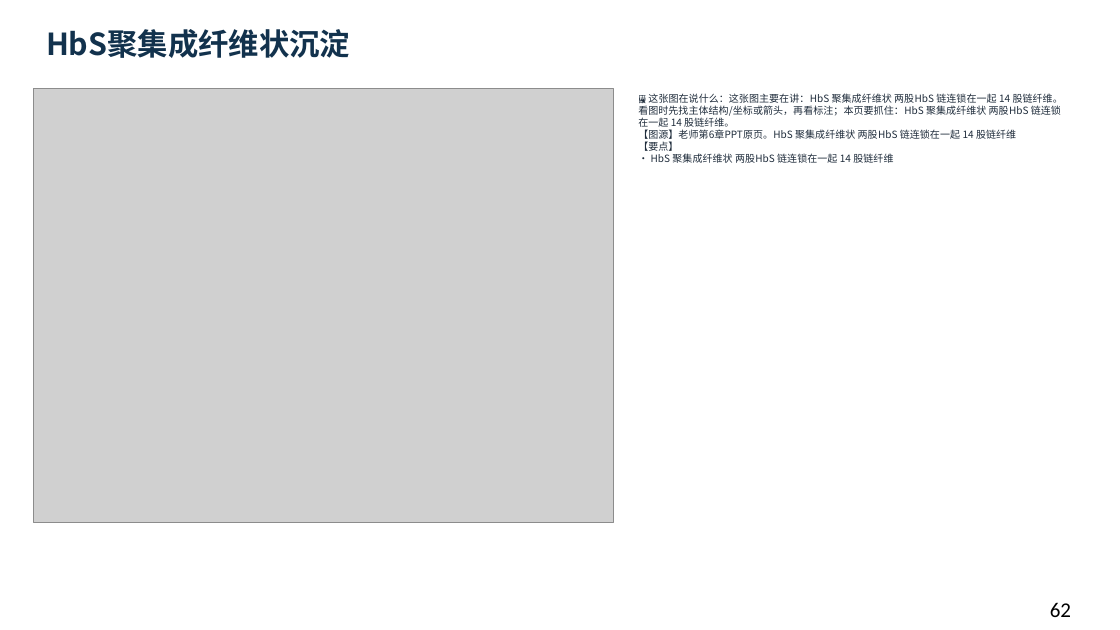
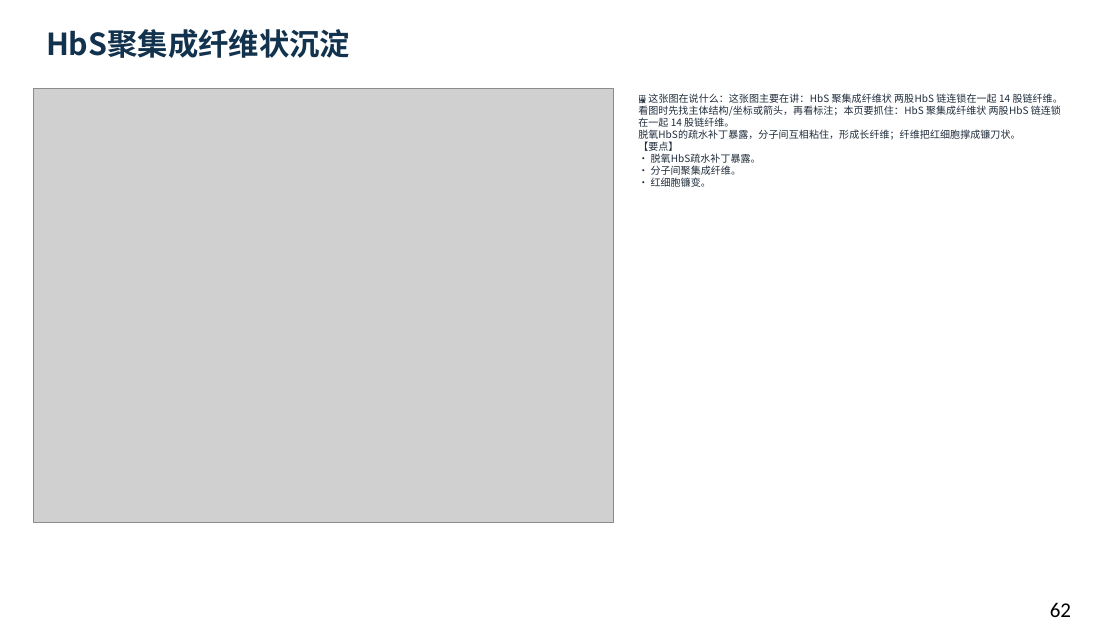
Before and after one commit to newkan-li/Biochemistry, a slide deck: slide 62 of downloads/bc04-ai-style.pptx. Drawn at 1120x630 pixels with LibreOffice and Linux fonts; fonts in the diff are those of the drawing; grey boxes stand for pictures. Boxes give left, top, right and bottom in pixels: in the first picture for what was removed or moved away, otherwise in the second. Text is boxed around its words. In the diff, an @@ line names an element or a change of style, - is before the commit and + after.

```diff
--- a/downloads/bc04-ai-style.pptx
+++ b/downloads/bc04-ai-style.pptx
@@ text at (638,93,1063,187): text changed @@
-🖼 这张图在说什么：这张图主要在讲：HbS 聚集成纤维状 两股HbS 链连锁在一起 14 股链纤维。看图时先找主体结构/坐标或箭头，再看标注；本页要抓住：HbS 聚集成纤维状 两股HbS 链连锁在一起 14 股链纤维。
-【图源】老师第6章PPT原页。HbS 聚集成纤维状 两股HbS 链连锁在一起 14 股链纤维
-【要点】
-• HbS 聚集成纤维状 两股HbS 链连锁在一起 14 股链纤维
+🖼 这张图在说什么：这张图主要在讲：HbS 聚集成纤维状 两股HbS 链连锁在一起 14 股链纤维。看图时先找主体结构/坐标或箭头，再看标注；本页要抓住：HbS 聚集成纤维状 两股HbS 链连锁在一起 14 股链纤维。
+脱氧HbS的疏水补丁暴露，分子间互相粘住，形成长纤维；纤维把红细胞撑成镰刀状。
+【要点】
+• 脱氧HbS疏水补丁暴露。
+• 分子间聚集成纤维。
+• 红细胞镰变。
```
Also in this commit, not shown: 16 other slides changed, 6 slides added, 6 other files.
